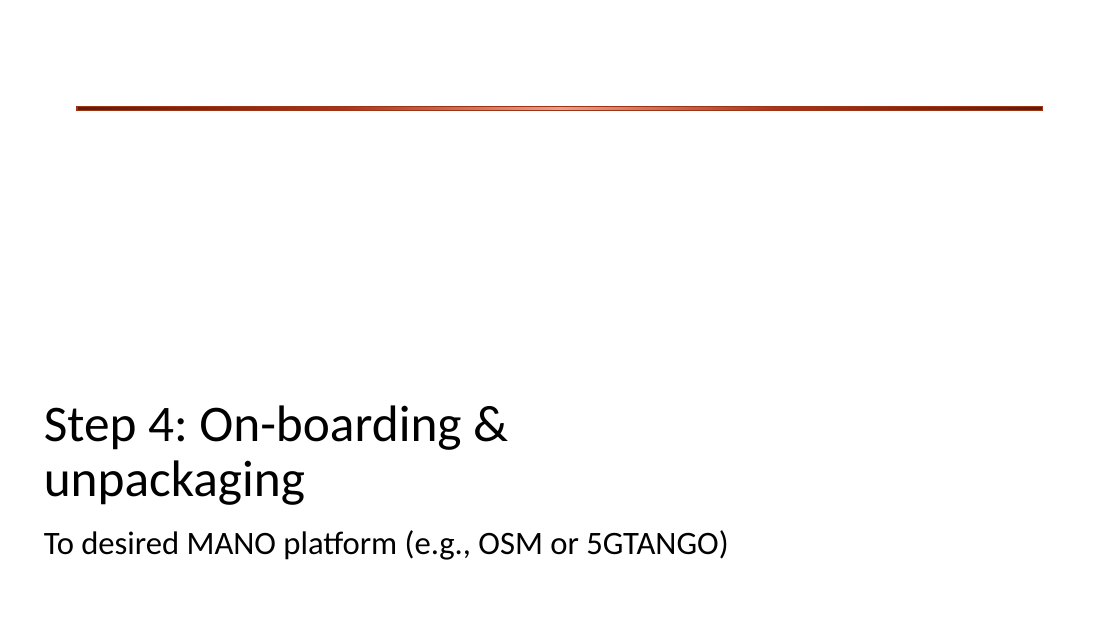
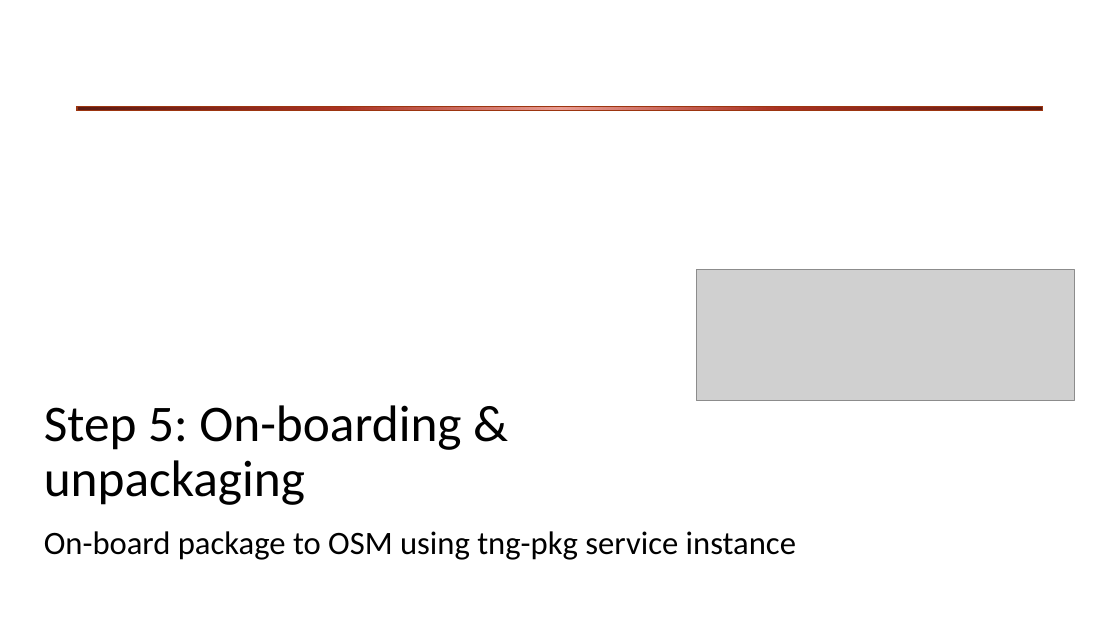
Before and after one commit to CN-UPB/demo-multi-platform-nfv-sdk, a slide deck: slide 10 of slides/video-slides.pptx (slide 7 before the commit). Drawn at 1120x630 pixels with LibreOffice and Linux fonts; fonts in the diff are those of the drawing; grey boxes stand for pictures; background and template pictures are left out. Boxes give left, top, right and bottom in pixels: in the first picture for what was removed or moved away, otherwise in the second. Text is boxed around its words. In the diff, an @@ line names an element or a change of style, - is before the commit and + after.

```diff
--- a/slides/video-slides.pptx
+++ b/slides/video-slides.pptx
@@ picture added at (697, 270, 1075, 401) @@
@@ title at (44, 405, 461, 505): text changed @@
-Step 4: On-boarding & unpackaging
+Step 5: On-boarding & unpackaging
@@ subtitle at (44, 531, 796, 560): text changed @@
-To desired MANO platform (e.g., OSM or 5GTANGO)
+On-board package to OSM using tng-pkg service instance
```
Also in this commit, not shown: 5 other slides changed, 5 slides added.
